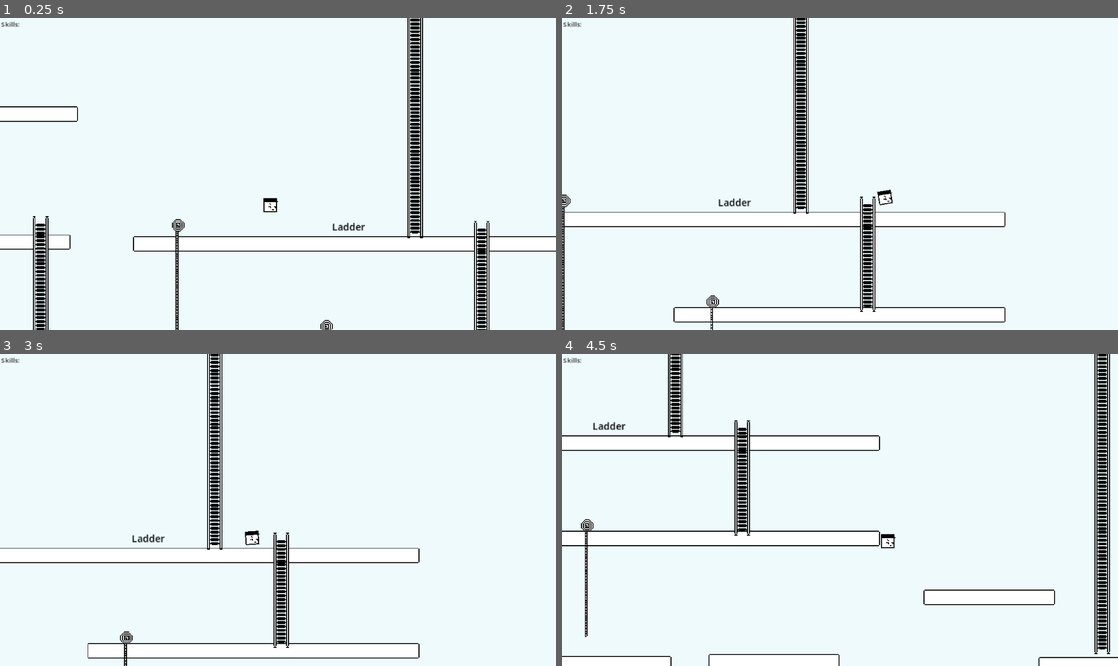
Above: before the commit, frames 1-4 (two rows, left to right).
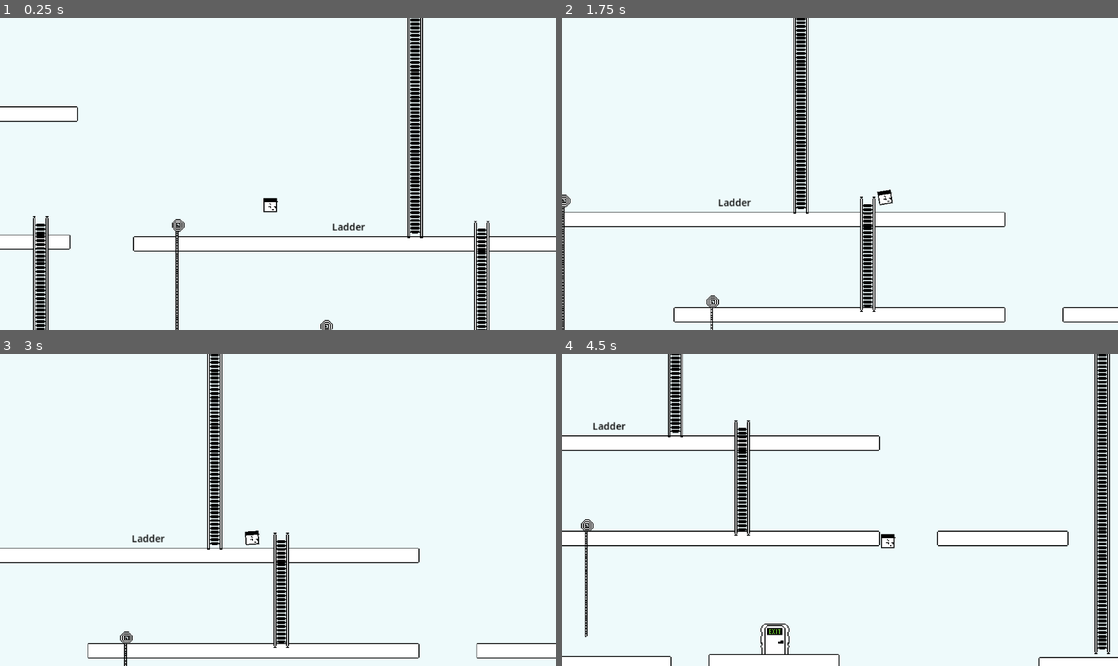
Above: after the commit, the same moments.

Repository: mariacki/and_what
Game: Godot game, scene res://scenes/level_2.tscn
Same seed, same stepped clock (60 frames per second), same inputs: the game is played once before the commit and once after it. This scene is started directly instead of the project's main scene.
Inputs:
- Up to frame 1 (0.25 s): no input
- Up to frame 2 (1.75 s): hold Right (ui_right) from 0.53 s (still down); tap Ctrl (action) at 0.6, 1.35 s
- Up to frame 3 (3 s): release Right (ui_right) at 2.03 s; hold Left (ui_left) 2.03-2.78 s; tap Ctrl (action) at 2.1, 2.85 s; hold Right (ui_right) from 2.78 s (still down)
- Up to frame 4 (4.5 s): tap Ctrl (action) at 3.6, 4.35 s; release Right (ui_right) at 4.28 s; hold Left (ui_left) from 4.28 s (still down)

The runs differ from the first frame. In frame 1, less than 0.1% of the frame differs, in the area x 0-4%, y 1-3%; in frame 2, 0.1%; in frame 3, 0.2%; in frame 4, 0.7%, in the area x 0-92%, y 1-97%.

Commit message:
Implement Level Manager - Game - levels contain player

Diff:
--- a/project.godot
+++ b/project.godot
@@ -11,9 +11,13 @@
 [application]
 
 config/name="and-what"
-run/main_scene="res://scenes/level_1.tscn"
+run/main_scene="uid://cqv2jfcommjlw"
 config/features=PackedStringArray("4.7", "GL Compatibility")
 config/icon="res://icon.svg"
+
+[autoload]
+
+EventBus="*uid://cw6r4kcbra3f"
 
 [display]
 
--- a/scenes/level_1.tscn
+++ b/scenes/level_1.tscn
@@ -4,9 +4,9 @@
 [ext_resource type="PackedScene" uid="uid://oll3sl06v0lv" path="res://src/skill_card/skill_card.tscn" id="3_15mv3"]
 [ext_resource type="PackedScene" uid="uid://cuemnvwx21fxe" path="res://src/player/player.tscn" id="4_e3sih"]
 [ext_resource type="PackedScene" uid="uid://b27xalgvh432k" path="res://src/transport/ladder.tscn" id="5_2y5yt"]
-[ext_resource type="Script" uid="uid://glcpviwhb7o5" path="res://src/overlay.gd" id="6_2os1m"]
+[ext_resource type="PackedScene" uid="uid://vpfr0p6r8t53" path="res://src/exit/exit.tscn" id="6_fcfvj"]
 
-[node name="Game" type="Node2D" unique_id=1286791302]
+[node name="Level1" type="Node2D" unique_id=1286791302]
 
 [node name="Platform3" parent="." unique_id=661368424 instance=ExtResource("2_pa8r4")]
 position = Vector2(184, 304)
@@ -72,22 +72,5 @@
 position = Vector2(-48, 232)
 number_of_segments = 3
 
-[node name="Ui" type="CanvasLayer" parent="." unique_id=1836440554]
-script = ExtResource("6_2os1m")
-
-[node name="VBoxContainer" type="VBoxContainer" parent="Ui" unique_id=929796039]
-unique_name_in_owner = true
-offset_right = 88.0
-offset_bottom = 200.0
-
-[node name="Label" type="Label" parent="Ui/VBoxContainer" unique_id=429055467]
-layout_mode = 2
-theme_override_colors/font_color = Color(0.14767182, 0.14767179, 0.14767179, 1)
-theme_override_font_sizes/font_size = 7
-text = "Skills:"
-
-[node name="Container" type="VBoxContainer" parent="Ui/VBoxContainer" unique_id=1241084695]
-unique_name_in_owner = true
-layout_mode = 2
-
-[connection signal="skills_updated" from="Player" to="Ui" method="skills_updated"]
+[node name="Exit" parent="." unique_id=502641085 instance=ExtResource("6_fcfvj")]
+position = Vector2(-144, 208)
--- a/scenes/level_2.tscn
+++ b/scenes/level_2.tscn
@@ -5,7 +5,7 @@
 [ext_resource type="PackedScene" uid="uid://oll3sl06v0lv" path="res://src/skill_card/skill_card.tscn" id="3_ne2mo"]
 [ext_resource type="PackedScene" uid="uid://cuemnvwx21fxe" path="res://src/player/player.tscn" id="4_6cvei"]
 [ext_resource type="PackedScene" uid="uid://b27xalgvh432k" path="res://src/transport/ladder.tscn" id="5_que50"]
-[ext_resource type="Script" uid="uid://glcpviwhb7o5" path="res://src/overlay.gd" id="6_hey2k"]
+[ext_resource type="PackedScene" uid="uid://vpfr0p6r8t53" path="res://src/exit/exit.tscn" id="7_y0kc7"]
 
 [node name="Game" type="Node2D" unique_id=1286791302]
 
@@ -97,7 +97,7 @@
 number_of_segments = 7
 
 [node name="Platform18" parent="." unique_id=1515763058 instance=ExtResource("2_y0kc7")]
-position = Vector2(703, 208)
+position = Vector2(717, 147)
 number_of_segments = 7
 
 [node name="Platform14" parent="." unique_id=1435265002 instance=ExtResource("2_y0kc7")]
@@ -144,26 +144,6 @@
 position = Vector2(880, -213)
 number_of_segments = 29
 
-[node name="Ui" type="CanvasLayer" parent="." unique_id=1836440554]
-script = ExtResource("6_hey2k")
-
-[node name="VBoxContainer" type="VBoxContainer" parent="Ui" unique_id=929796039]
-unique_name_in_owner = true
-offset_left = 1.0
-offset_top = 1.0
-offset_right = 89.0
-offset_bottom = 202.0
-
-[node name="Label" type="Label" parent="Ui/VBoxContainer" unique_id=429055467]
-layout_mode = 2
-theme_override_colors/font_color = Color(0.14767182, 0.14767179, 0.14767179, 1)
-theme_override_font_sizes/font_size = 7
-text = "Skills:"
-
-[node name="Container" type="VBoxContainer" parent="Ui/VBoxContainer" unique_id=1241084695]
-unique_name_in_owner = true
-layout_mode = 2
-
 [node name="Rope" parent="." unique_id=1680434599 instance=ExtResource("1_wo48x")]
 position = Vector2(347, 133)
 number_of_segments = 7
@@ -180,4 +160,5 @@
 position = Vector2(193, 28)
 number_of_segments = 19
 
-[connection signal="skills_updated" from="Player" to="Ui" method="skills_updated"]
+[node name="Exit" parent="." unique_id=502641085 instance=ExtResource("7_y0kc7")]
+position = Vector2(541, 251)
--- /dev/null
+++ b/src/exit/exit.gd
@@ -0,0 +1,2 @@
+class_name Exit
+extends Area2D
--- /dev/null
+++ b/src/exit/exit.tscn
@@ -0,0 +1,17 @@
+[gd_scene format=3 uid="uid://vpfr0p6r8t53"]
+
+[ext_resource type="Script" uid="uid://boqdsygbbffee" path="res://src/exit/exit.gd" id="1_47wko"]
+[ext_resource type="Texture2D" uid="uid://df0rl4kg4r46u" path="res://texture/exit.png" id="1_mstvp"]
+
+[sub_resource type="RectangleShape2D" id="RectangleShape2D_y3hcq"]
+size = Vector2(30, 32)
+
+[node name="Exit" type="Area2D" unique_id=502641085]
+script = ExtResource("1_47wko")
+
+[node name="Sprite2D" type="Sprite2D" parent="." unique_id=1547510811]
+texture_filter = 1
+texture = ExtResource("1_mstvp")
+
+[node name="CollisionShape2D" type="CollisionShape2D" parent="." unique_id=479601447]
+shape = SubResource("RectangleShape2D_y3hcq")
--- /dev/null
+++ b/src/game/event_bus.gd
@@ -0,0 +1,4 @@
+extends Node
+
+signal level_exit_reached
+signal skills_updated(skills: Array[SkillCard])
--- /dev/null
+++ b/src/game/game.gd
@@ -0,0 +1,33 @@
+class_name Game extends Node2D
+
+@export var _levels: Array[PackedScene] = []
+
+var _current_level_idx: int = 0
+var _current_level: Node2D
+
+func _ready() -> void:
+	EventBus.level_exit_reached.connect(_on_level_exit_reached)
+
+	_load_level()
+
+
+func _on_level_exit_reached() -> void:
+	print("_on_level_exit_reached intercepted")
+	_update_level_idx()
+	_load_level()
+
+
+func _load_level() -> void:
+	if _current_level != null:
+		_current_level.queue_free()
+
+	_current_level = _levels[_current_level_idx].instantiate()
+
+	add_child(_current_level)
+
+
+func _update_level_idx() -> void:
+	if _current_level_idx == _levels.size() - 1:
+		return
+
+	_current_level_idx += 1
--- /dev/null
+++ b/src/game/game.tscn
@@ -0,0 +1,17 @@
+[gd_scene format=3 uid="uid://cqv2jfcommjlw"]
+
+[ext_resource type="Script" uid="uid://duyq0nfq330a" path="res://src/game/game.gd" id="1_l80un"]
+[ext_resource type="PackedScene" uid="uid://crureb8tk77sq" path="res://src/game/overlay.tscn" id="1_qnjlk"]
+[ext_resource type="PackedScene" uid="uid://yicge48108e0" path="res://scenes/level_1.tscn" id="2_xptat"]
+[ext_resource type="PackedScene" uid="uid://dfyojkn36aeup" path="res://scenes/level_2.tscn" id="3_yarin"]
+
+[node name="Game" type="Node2D" unique_id=1857218008]
+script = ExtResource("1_l80un")
+_levels = Array[PackedScene]([ExtResource("2_xptat"), ExtResource("3_yarin")])
+
+[node name="LevelContainer" type="Node2D" parent="." unique_id=625210580]
+unique_name_in_owner = true
+
+[node name="UI" type="Node2D" parent="." unique_id=1088013722]
+
+[node name="SkillsOverlay" parent="UI" unique_id=1656064225 instance=ExtResource("1_qnjlk")]
--- /dev/null
+++ b/src/game/overlay.tscn
@@ -0,0 +1,21 @@
+[gd_scene format=3 uid="uid://crureb8tk77sq"]
+
+[ext_resource type="Script" uid="uid://glcpviwhb7o5" path="res://src/overlay.gd" id="1_eifxm"]
+
+[node name="Ui" type="CanvasLayer" unique_id=1656064225]
+script = ExtResource("1_eifxm")
+
+[node name="VBoxContainer" type="VBoxContainer" parent="." unique_id=996128471]
+unique_name_in_owner = true
+offset_right = 88.0
+offset_bottom = 200.0
+
+[node name="Label" type="Label" parent="VBoxContainer" unique_id=737945540]
+layout_mode = 2
+theme_override_colors/font_color = Color(0.14767182, 0.14767179, 0.14767179, 1)
+theme_override_font_sizes/font_size = 7
+text = "Skills:"
+
+[node name="Container" type="VBoxContainer" parent="VBoxContainer" unique_id=489271727]
+unique_name_in_owner = true
+layout_mode = 2
--- /dev/null
+++ b/src/game/pause_menu.tscn
@@ -0,0 +1,3 @@
+[gd_scene format=3 uid="uid://kk1c5cs553c8"]
+
+[node name="PauseMenu" type="Node2D" unique_id=506284010]
--- a/src/overlay.gd
+++ b/src/overlay.gd
@@ -2,7 +2,10 @@
 
 @onready var item_list: Container = %Container
 
-func skills_updated(skills: Array[SkillCard]):
+func _ready() -> void:
+	EventBus.skills_updated.connect(_on_skills_updated)
+
+func _on_skills_updated(skills: Array[SkillCard]):
 	for child in item_list.get_children():
 		child.queue_free()
 
--- a/src/player/player.gd
+++ b/src/player/player.gd
@@ -1,6 +1,4 @@
 class_name Player extends CharacterBody2D
-
-signal skills_updated(skills: Array[SkillCard])
 
 const SPEED = 200.0
 const JUMP_VELOCITY = -400.0
--- a/src/player/states/player_walking.gd
+++ b/src/player/states/player_walking.gd
@@ -35,6 +35,10 @@
 			_handle_edge(player, interactive)
 			return
 
+		if interactive is Exit:
+			_handle_exit(player)
+			return
+
 
 func _handle_skill_card(player: Player, card: SkillCard) -> void:
 	if not _inventory_can_place_card(player, card):
@@ -66,6 +70,7 @@
 
 	player.state_machine.switch_state(PlayerInTransport, player)
 
+
 func _handle_transport_point(player: Player, transport_point: TransportPoint) -> void:
 	if not player.has_skill(transport_point.required_skill):
 		return
@@ -81,6 +86,7 @@
 
 	player.state_machine.switch_state(PlayerInTransport, player)
 
+
 func _inventory_can_place_card(player: Player, card: SkillCard) -> bool:
 	if not card.visible:
 		return false
@@ -94,6 +100,7 @@
 	var last_skill = player.skills[player.skills.size() - 1]
 	return last_skill.provides == card.requires
 
+
 func _inventory_place_card(player: Player, card: SkillCard) -> void:
 	if card.requires == SkillCard.Skill.NOTHING:
 		for skill in player.skills:
@@ -104,12 +111,18 @@
 		player.skills.append(card)
 
 	card.visible = false
-	player.skills_updated.emit(player.skills)
+
+	EventBus.skills_updated.emit(player.skills)
+
+
+func _handle_exit(_player: Player) -> void:
+	EventBus.level_exit_reached.emit()
 
 
 func arrow_point_at(player: Player, position: Vector2) -> void:
 	player.arrow.show()
 	player.arrow.look_at(position)
+
 
 func arrow_show_jump(player: Player, edge: Edge) -> void:
 	player.arrow.show()
@@ -117,6 +130,7 @@
 	player.arrow.position.y -= Units.UNIT
 	player.arrow.rotation_degrees = 90
 
+
 func arrow_reset(player: Player) -> void:
 	player.arrow.hide()
 	player.arrow.position = Vector2.ZERO
Not shown, changed: export_presets.cfg
Not shown, added: src/exit/exit.gd.uid
Not shown, added: src/game/event_bus.gd.uid
Not shown, added: src/game/game.gd.uid
Binary file added: texture/exit.aseprite
Binary file added: texture/exit.png
Not shown, added: texture/exit.png.import
Not shown, changed: todo.md
